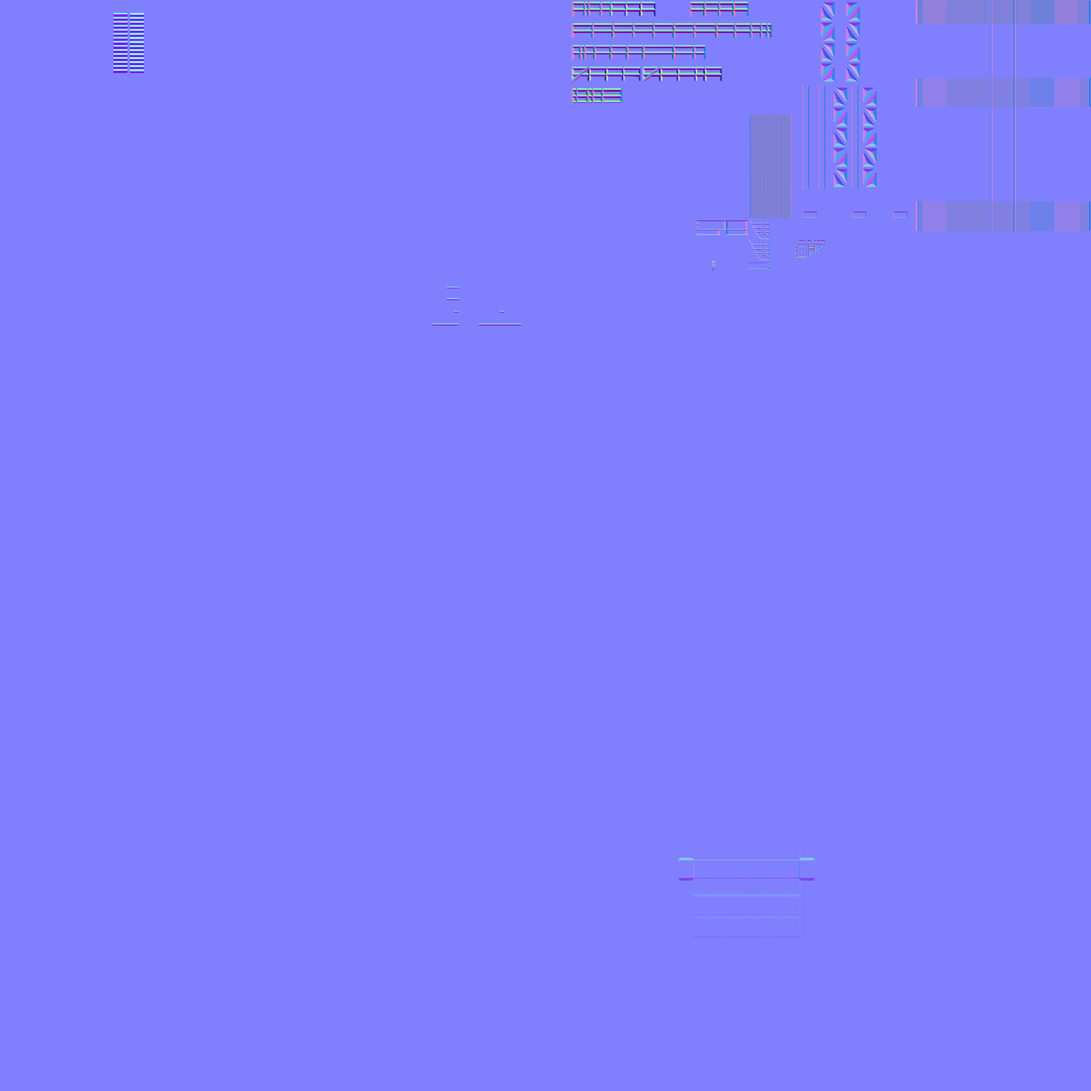
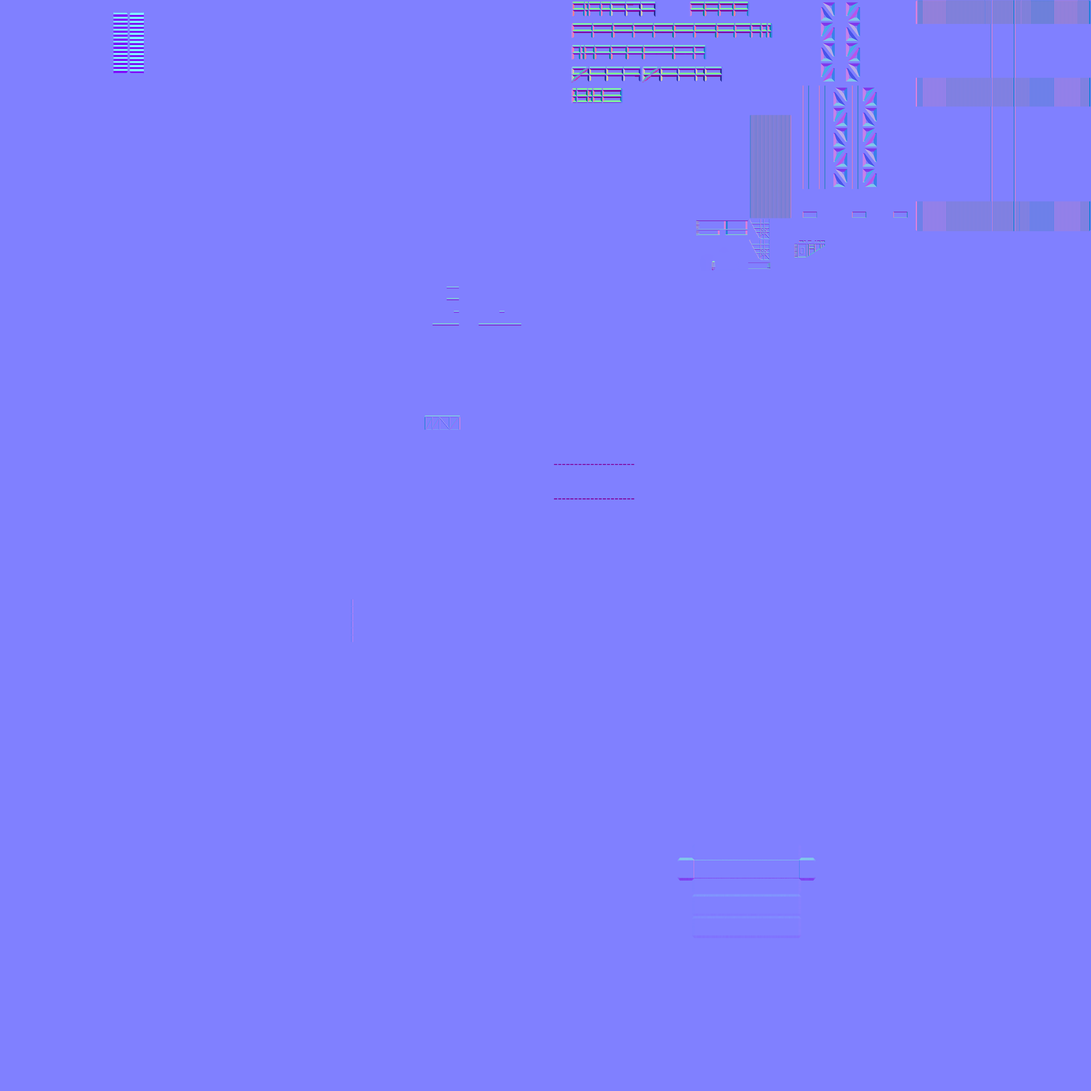
Layer changes from the first 1091px x 1091px image to the second:
painted on "LUT_NRM.png" over [351, 415, 636, 643]
